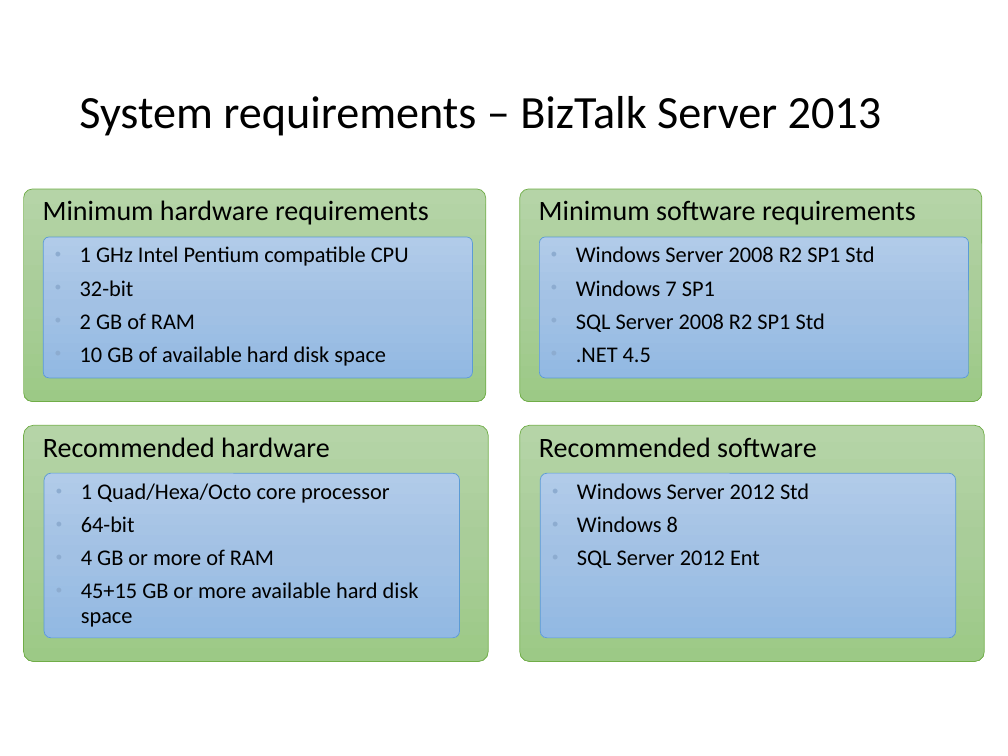
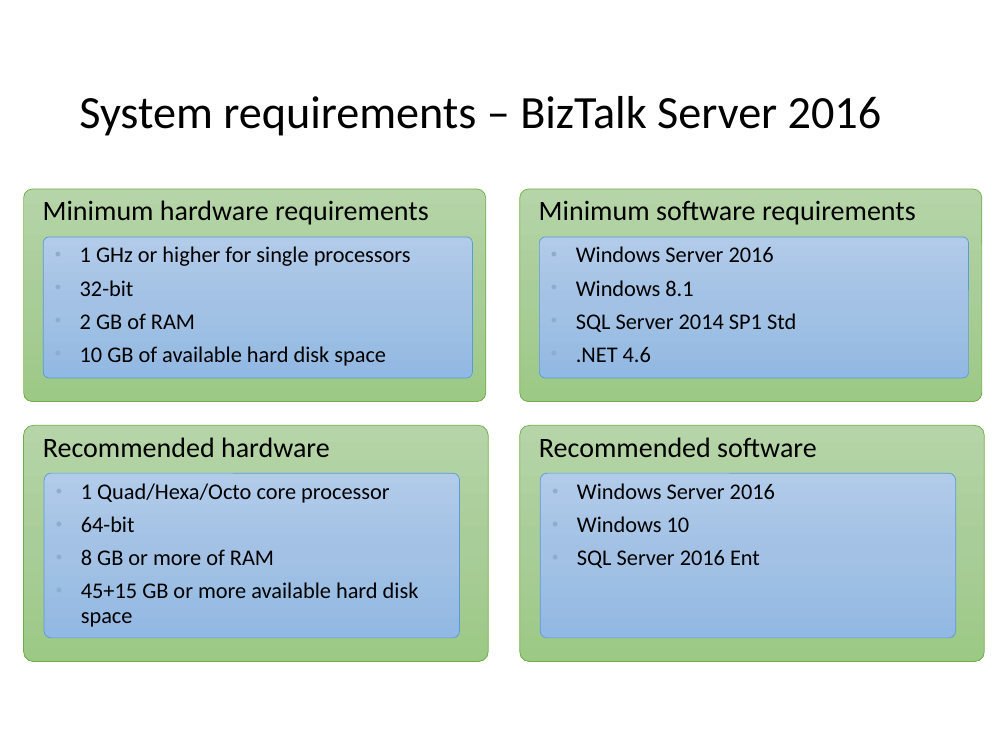
Before and after one commit to wmmihaa/BizTalk-Server---Developing-Integration-Solutions, a slide deck: slide 61 of Slides/Module 1 - Introduction to BizTalk Server.pptx (slide 54 before the commit). Drawn at 1008x756 pixels with LibreOffice and Linux fonts; fonts in the diff are those of the drawing. Boxes give left, top, right and bottom in pixels: in the first picture for what was removed or moved away, otherwise in the second. Text is boxed around its words. In the diff, an @@ line names an element or a change of style, - is before the commit and + after.

```diff
--- a/Slides/Module 1 - Introduction to BizTalk Server.pptx
+++ b/Slides/Module 1 - Introduction to BizTalk Server.pptx
@@ title at [79,96,881,136]: text changed @@
-System requirements – BizTalk Server 2013
+System requirements – BizTalk Server 2016
@@ text in rounded rectangle at [80,246,411,266]: text changed @@
-• 1 GHz Intel Pentium compatible CPU
+• 1 GHz or higher for single processors
@@ text in rounded rectangle at [576,246,796,362]: text changed @@
-• Windows Server 2008 R2 SP1 Std
-• Windows 7 SP1
-• SQL Server 2008 R2 SP1 Std
-• .NET 4.5
+• Windows Server 2016
+• Windows 8.1
+• SQL Server 2014 SP1 Std
+• .NET 4.6
@@ text in rounded rectangle at [577,483,775,568]: text changed @@
-• Windows Server 2012 Std
-• Windows 8
-• SQL Server 2012 Ent
+• Windows Server 2016
+• Windows 10
+• SQL Server 2016 Ent
@@ text in rounded rectangle at [81,549,274,565]: text changed @@
-• 4 GB or more of RAM
+• 8 GB or more of RAM
```
Also in this commit, not shown: 24 other slides changed, 7 slides added, 1 other file.
